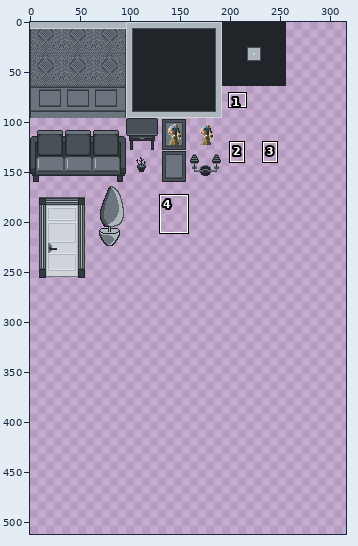
File history of a sprite sheet, Assets/Textures/Tiles/Tileset_1.png. Above: a wide view before the commit, with the close-up outlined.
Close-up. Old version:
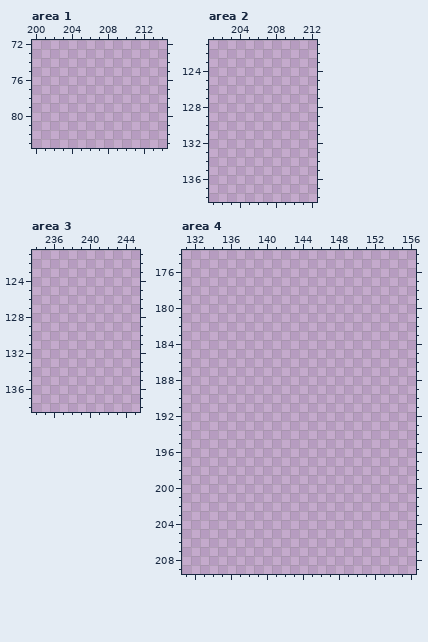
The file is 256x256 pixels. Colours within 5 levels of each other are drawn and written as one. Shown: area 1: x 200..214, y 72..83; area 2: x 201..212, y 121..138; area 3: x 234..245, y 121..138; area 4: x 131..156, y 174..209. The old version is drawn lined up with the new one, on the new canvas. The wide view leaves out empty margins. The commit also changed other parts of the picture, which this record leaves out.
Palette (. is transparent): 
The result:
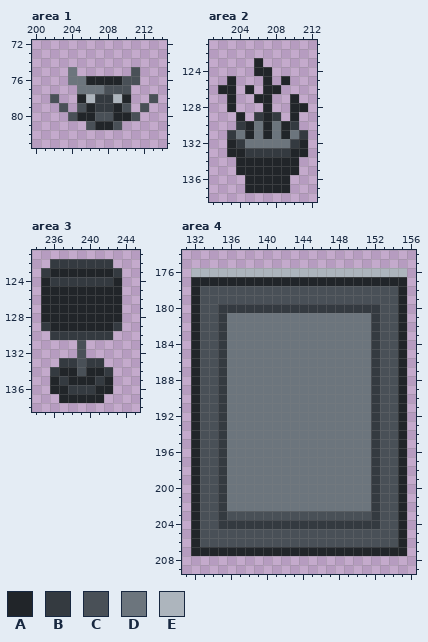
Colours new in this view: A #212529  B #343a40  C #495057  D #6c757d  E #adb5bd
The exact change:
canvas 256x256 -> 512x512
Area 1:
y 75: x 204 . -> D; x 211 . -> C
y 76: x 204..211 ........ -> DDAAAACC
y 77: x 205..210 ...... -> DDDCCC
y 78: x 202 . -> C; x 205..210 ...... -> AEBBEA; x 213 . -> C
y 79: x 203 . -> C; x 205..210 ...... -> CABBAC; x 212 . -> C
y 80: x 204..211 ........ -> CAACCAAC
y 81: x 206..209 .... -> CAAC
Area 2:
y 123: x 206 . -> A
y 124: x 206..207 .. -> AA
y 125: x 203 . -> A; x 207 . -> A; x 209 . -> A
y 126: x 202..203 .. -> AA; x 205 . -> A; x 207..208 .. -> AA
y 127: x 203 . -> A; x 206..207 .. -> AA; x 210 . -> A
y 128: x 203 . -> A; x 207 . -> A; x 210..211 .. -> AA
y 129: x 204 . -> A; x 206..208 ... -> BAB; x 210 . -> A
y 130: x 204..210 ....... -> BADADAB
y 131: x 203..211 ......... -> BDADADADB
y 132: x 203..211 ......... -> ABDDDDDBA
y 133: x 203..211 ......... -> AABBBBBAA
y 134..135: x 204..210 ....... -> AAAAAAA
y 136..137: x 205..209 ..... -> AAAAA
Area 3:
y 122: x 236..242 ....... -> BBBBBBB
y 123: x 235..243 ......... -> BAAAAAAAB
y 124: x 235..243 ......... -> ABBBBBBBA
y 125..128: x 235..243 ......... -> AAAAAAAAA
y 129: x 235..243 ......... -> BAAAAAAAB
y 130: x 236..242 ....... -> BBBBBBB
y 131..132: x 239 . -> C
y 133: x 237..241 ..... -> BBCBB
y 134: x 236..242 ....... -> BAACAAB
y 135: x 236..242 ....... -> ABAAABA
y 136: x 236..242 ....... -> AABBBAA
y 137: x 237..241 ..... -> AAAAA
Area 4:
y 176: x 132..155 ........................ -> EEEEEEEEEEEEEEEEEEEEEEEE
y 177: x 132..155 ........................ -> AAAAAAAAAAAAAAAAAAAAAAAA
y 178..179: x 132..155 ........................ -> ACCCCCCCCCCCCCCCCCCCCCCA
y 180: x 132..155 ........................ -> ACCBBBBBBBBBBBBBBBBBBCCA
y 181..202: x 132..155 ........................ -> ACCBDDDDDDDDDDDDDDDDBCCA
y 203: x 132..155 ........................ -> ACCBCCCCCCCCCCCCCCCCBCCA
y 204: x 132..155 ........................ -> ACCBBBBBBBBBBBBBBBBBBCCA
y 205..206: x 132..155 ........................ -> ACCCCCCCCCCCCCCCCCCCCCCA
y 207: x 132..155 ........................ -> AAAAAAAAAAAAAAAAAAAAAAAA
